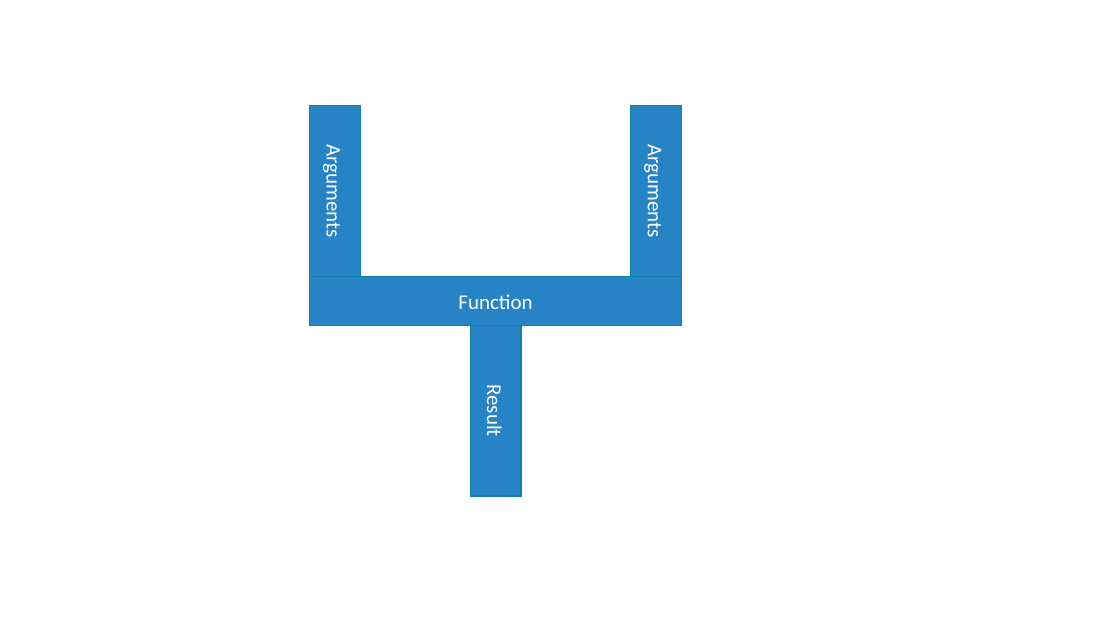
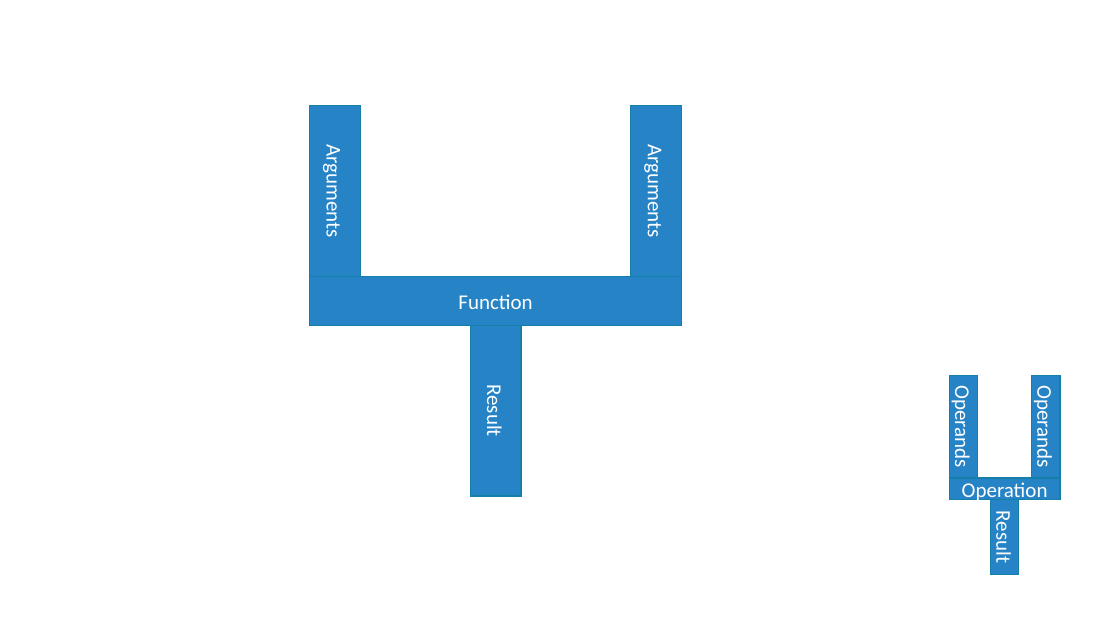
Before and after one commit to uday87j/teach_python, a slide deck: slide 13 of fundamentals/midway_quiz.pptx. Drawn at 1120x630 pixels with LibreOffice and Linux fonts; fonts in the diff are those of the drawing. Boxes give left, top, right and bottom in pixels: in the first picture for what was removed or moved away, otherwise in the second. Text is boxed around its words. In the diff, an @@ line names an element or a change of style, - is before the commit and + after.

```diff
--- a/fundamentals/midway_quiz.pptx
+++ b/fundamentals/midway_quiz.pptx
@@ rectangle added at [949, 376, 978, 478], fill #2683C6, outline #1580A9 1 pt, 18 pt, text #FFFFFF @@
+Operands
@@ rectangle added at [1032, 376, 1060, 478], fill #2683C6, outline #1580A9 1 pt, 18 pt, text #FFFFFF @@
+Operands
@@ rectangle added at [949, 478, 1060, 499], fill #2683C6, outline #1580A9 1 pt, 18 pt, text #FFFFFF @@
+Operation
@@ rectangle added at [991, 499, 1019, 575], fill #2683C6, outline #1580A9 1 pt, 18 pt, text #FFFFFF @@
+Result
```
Also in this commit, not shown: 2 slides added, 2 slides removed.
